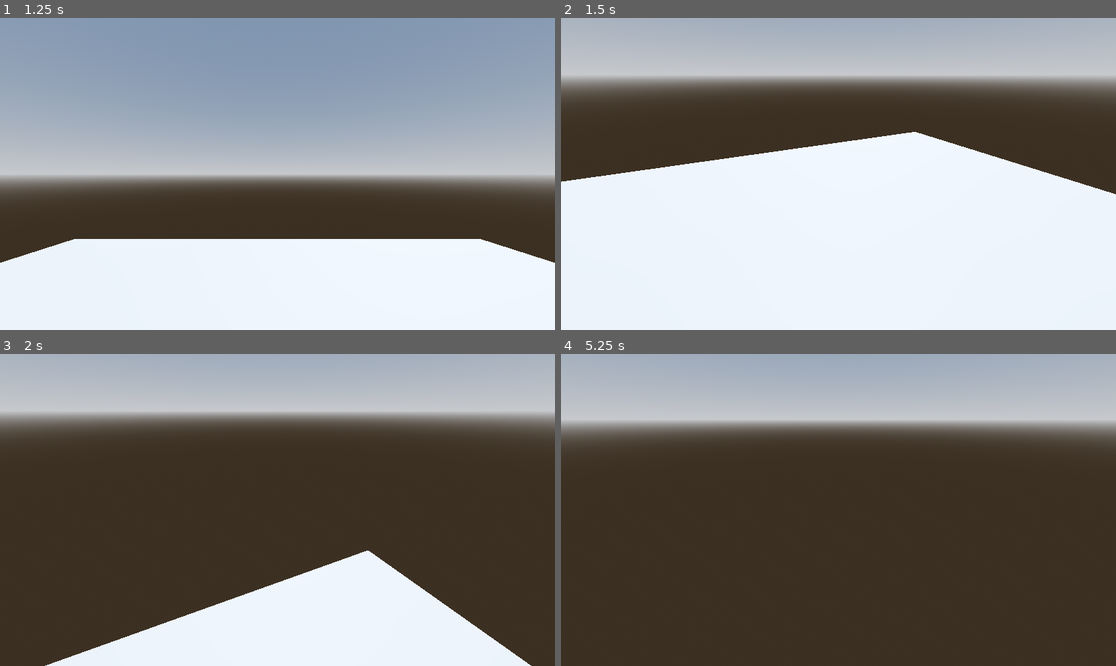
Above: before the commit, frames 1-4 (two rows, left to right).
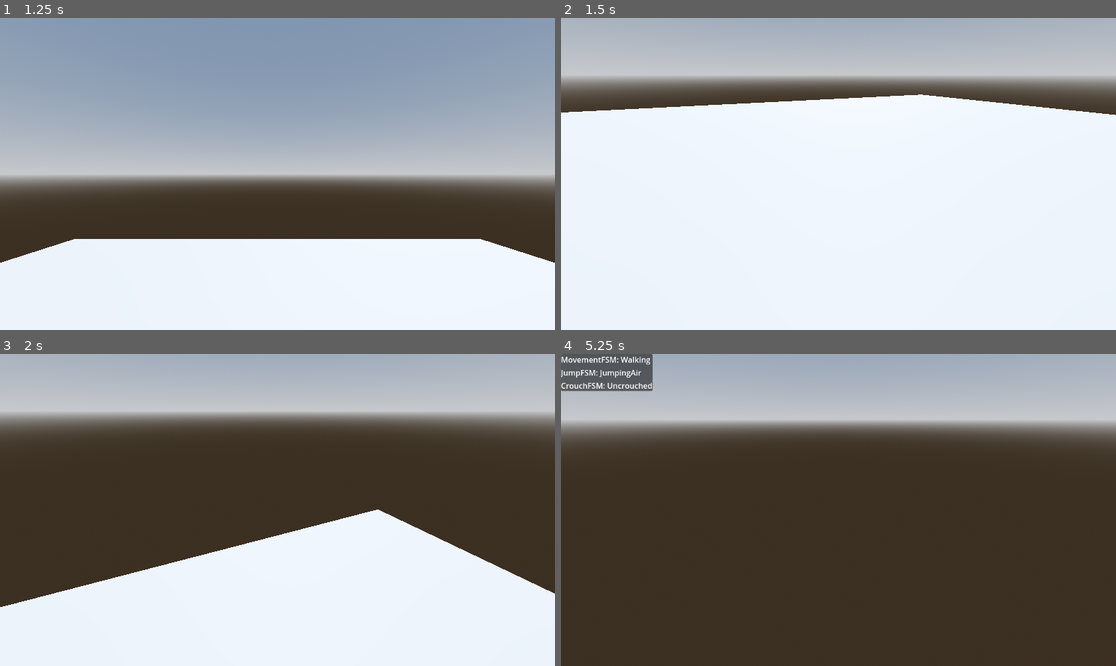
Above: after the commit, the same moments.

Repository: theTyrantPenguinKing/DaemonRealm
Game: Godot game, scene res://main/main.tscn
Two runs of this game, one before a commit and one after it. Both use one fixed random seed, a clock stepped at 60 frames per second and the inputs below.
Inputs (mouse positions are in pixels of both pictures, inside the frame that each line leads up to):
- Up to frame 1 (1.25 s): click "NewGame" at 0.5 s
- Up to frame 2 (1.5 s): tap Enter at 1.25 s; move the mouse to (866, 174) at 1.27 s; hold W (move_forward) from 1.28 s (still down); hold C (crouch) from 1.28 s (still down)
- Up to frame 3 (2 s): keep holding W (move_forward); keep holding C (crouch); tap Shift (jump) at 1.52, 1.55, 1.82 s
- Up to frame 4 (5.25 s): keep holding W (move_forward); move the mouse to (810, 510) at 2.02 s; release C (crouch) at 2.03 s; tap Shift (jump) at 2.1, 2.27, 2.57, 3.05, 3.77, 4.07, 4.52, 4.55, 4.82, 5.1 s; tap C (crouch) at 2.3, 3.8 s; move the mouse to (849, 503) at 2.77 s; hold C (crouch) 2.78-3.53 s; tap Space (sprint) at 3.5, 3.6 s; move the mouse to (832, 516) at 3.52 s; tap Enter at 4.25 s; move the mouse to (877, 513) at 4.27 s; hold C (crouch) 4.28-5.03 s; tap ` (debug, bound only after the commit) at 4.9 s; move the mouse to (794, 506) at 5.02 s

Frame 1 is identical in both runs. In frame 2, 18% of the frame differs, in the area x 0-100%, y 24-57%; in frame 3, 19%, in the area x 0-100%, y 49-100%; in frame 4, 1.9%.
Error before the commit: Cannot call method 'play' on a null value. (res://characters/player/scripts/player_crouched.gd:5)

Commit message:
[Feature] Debug panel added for in-game testing

Diff:
--- a/autoloads/signal_bus.gd
+++ b/autoloads/signal_bus.gd
@@ -15,3 +15,6 @@
 signal player_crouch_state_changed(source_state : CrouchFSM,\
 		new_state_name : String)
 signal player_input_dir_changed(input_dir : Vector2)
+
+# DEBUG SIGNALS
+signal debug_property_update_requested(prop_name : String, prop_info : String)
--- a/characters/player/player_controller.tscn
+++ b/characters/player/player_controller.tscn
@@ -301,7 +301,8 @@
 
 [node name="Camera3D" type="Camera3D" parent="CameraController/HeadBobbing"]
 
-[node name="AnimationPlayer" type="AnimationPlayer" parent="."]
+[node name="PlayerAnimations" type="AnimationPlayer" parent="."]
+unique_name_in_owner = true
 libraries = {
 "": SubResource("AnimationLibrary_p6ddx")
 }
--- a/characters/player/scripts/crouch_fsm.gd
+++ b/characters/player/scripts/crouch_fsm.gd
@@ -3,7 +3,7 @@
 
 @export var initial_state : CrouchFSM
 @onready var actor : CharacterBody3D = self.owner
-@onready var animation_player : AnimationPlayer = $"../AnimationPlayer"
+@onready var animation_player : AnimationPlayer = %PlayerAnimations
 
 var current_state : CrouchFSM
 var states : Dictionary = {}
@@ -20,6 +20,9 @@
 	if initial_state:
 		current_state = initial_state
 		current_state.enter()
+
+		SignalBus.debug_property_update_requested.emit("CrouchFSM",\
+				current_state.name)
 
 func _process(delta: float) -> void:
 	if current_state:
@@ -56,3 +59,6 @@
 	current_state = states[key]
 	current_state.enter()
 	mutex.unlock()
+
+	SignalBus.debug_property_update_requested.emit("CrouchFSM",\
+			current_state.name)
--- a/characters/player/scripts/jump_fsm.gd
+++ b/characters/player/scripts/jump_fsm.gd
@@ -20,6 +20,9 @@
 	if initial_state:
 		current_state = initial_state
 		current_state.enter()
+
+		SignalBus.debug_property_update_requested.emit("JumpFSM",\
+				current_state.name)
 
 func _process(delta: float) -> void:
 	if current_state:
@@ -53,3 +56,6 @@
 	current_state = states[key]
 	current_state.enter()
 	mutex.unlock()
+
+	SignalBus.debug_property_update_requested.emit("JumpFSM",\
+			current_state.name)
--- a/characters/player/scripts/movement_fsm.gd
+++ b/characters/player/scripts/movement_fsm.gd
@@ -20,6 +20,8 @@
 		current_state = initial_state
 		key = current_state.name.to_lower()
 		current_state.enter()
+		SignalBus.debug_property_update_requested.emit("MovementFSM",\
+				current_state.name)
 
 func _process(delta: float) -> void:
 	if current_state:
@@ -58,3 +60,6 @@
 	current_state = states[key]
 	current_state.enter()
 	mutex.unlock()
+
+	SignalBus.debug_property_update_requested.emit("MovementFSM",\
+			current_state.name)
--- a/main/main.gd
+++ b/main/main.gd
@@ -2,6 +2,7 @@
 
 var main_menu : Menu
 var level_controller : Level
+var debug_panel : Control
 
 func _ready() -> void:
 	get_tree().paused = true
@@ -12,9 +13,18 @@
 	level_controller = load("res://levels/level_controller.tscn").instantiate()
 	add_child(level_controller)
 
+	debug_panel = load("res://ui/debug_panel.tscn").instantiate()
+	add_child(debug_panel)
+	debug_panel.hide()
+
 	main_menu_signals()
 
 func _process(delta: float) -> void:
+	main_menu_handler()
+	debug_panel_handler()
+
+
+func main_menu_handler() -> void:
 	if Input.is_action_just_pressed("open_menu"):
 		if main_menu.submenu:
 			main_menu.submenu.queue_free()
@@ -30,6 +40,11 @@
 		main_menu.hide()
 		Input.mouse_mode = Input.MOUSE_MODE_CAPTURED
 
+
+func debug_panel_handler() -> void:
+	if Input.is_action_just_pressed("debug"):
+		debug_panel.visible = not debug_panel.visible
+
 func main_menu_signals() -> void:
 	SignalBus.new_game_requested.connect(create_new_game)
 	SignalBus.quit_requested.connect(quit_game)
--- a/project.godot
+++ b/project.godot
@@ -107,3 +107,8 @@
 "events": [Object(InputEventKey,"resource_local_to_scene":false,"resource_name":"","device":-1,"window_id":0,"alt_press …(192 unchanged characters)…
 ]
 }
+debug={
+"deadzone": 0.5,
+"events": [Object(InputEventKey,"resource_local_to_scene":false,"resource_name":"","device":-1,"window_id":0,"alt_pressed":false,"shift_pressed":false,"ctrl_pressed":false,"meta_pressed":false,"pressed":false,"keycode":0,"physical_keycode":96,"key_label":0,"unicode":124,"location":0,"echo":false,"script":null)
+]
+}
--- /dev/null
+++ b/ui/debug_panel.tscn
@@ -0,0 +1,23 @@
+[gd_scene load_steps=2 format=3 uid="uid://dlwpsrhunae5p"]
+
+[ext_resource type="Script" path="res://ui/scripts/debug_panel.gd" id="1_ocfsx"]
+
+[node name="DebugPanel" type="Control" node_paths=PackedStringArray("vbox")]
+process_mode = 3
+layout_mode = 3
+anchors_preset = 15
+anchor_right = 1.0
+anchor_bottom = 1.0
+grow_horizontal = 2
+grow_vertical = 2
+mouse_filter = 2
+script = ExtResource("1_ocfsx")
+vbox = NodePath("PanelContainer/VBoxContainer")
+
+[node name="PanelContainer" type="PanelContainer" parent="."]
+layout_mode = 0
+offset_right = 40.0
+offset_bottom = 40.0
+
+[node name="VBoxContainer" type="VBoxContainer" parent="PanelContainer"]
+layout_mode = 2
--- /dev/null
+++ b/ui/scripts/debug_panel.gd
@@ -0,0 +1,33 @@
+extends Control
+
+@export var vbox : VBoxContainer
+
+func _ready() -> void:
+	SignalBus.debug_property_update_requested.connect(update_property)
+	add_property("MovementFSM")
+	add_property("JumpFSM")
+	add_property("CrouchFSM")
+
+func add_property(property_name : String) -> void:
+	var found : bool = false
+
+	for child in vbox.get_children():
+		if child is Label and child.name == property_name:
+			found = true
+			break
+
+	if not found:
+		var label = Label.new()
+		label.name = property_name
+		vbox.add_child(label)
+
+func update_property(property_name : String, property_info : String) -> void:
+	var label : Label
+
+	for child in vbox.get_children():
+		if child is Label and child.name == property_name:
+			label = child
+			break
+
+	if label:
+		label.text = label.name + ": " + property_info
